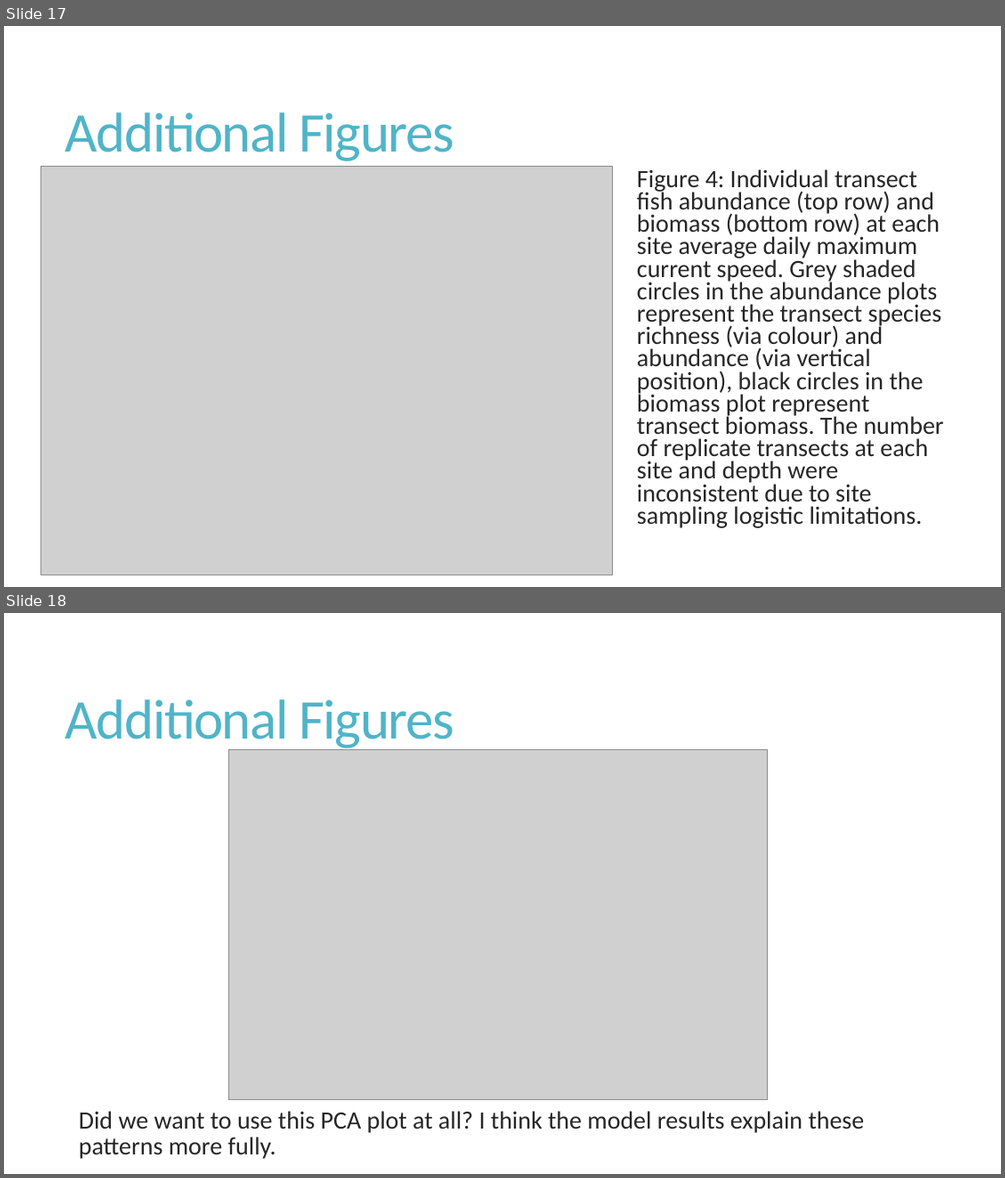
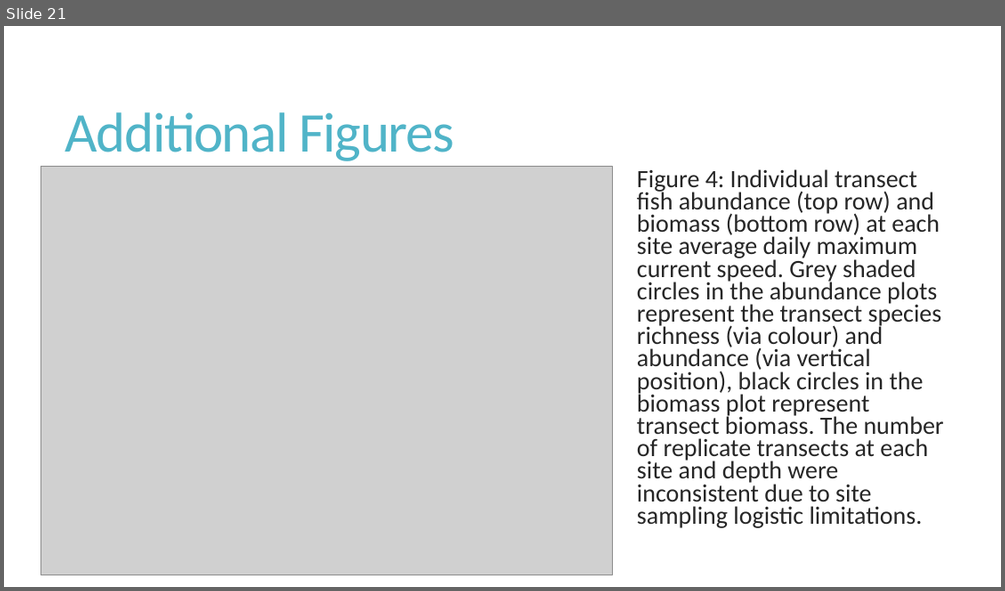
Before and after one commit to fionatfrancis/HiLo-Fish, a slide deck: HiLoAnalysisUpdate.pptx. Shown one above the other, each under a label of ours: slides 17 and 18 before the commit, slide 21 after it. The pictures are 1005x1178 and 1005x591 pixels, drawn with LibreOffice and Linux fonts; fonts in the diff are those of the drawing; grey boxes stand for pictures. Boxes give left, top, right and bottom in pixels: in the first picture for what was removed or moved away, otherwise in the second. Text is boxed around its words. In the diff, an @@ line names an element or a change of style, - is before the commit and + after.

Commit message:
updating figures

```diff
--- a/HiLoAnalysisUpdate.pptx
+++ b/HiLoAnalysisUpdate.pptx
@@ slide 18 removed at <box>4,613,1001,1174</box>, background #FFFFFF @@
@@ title removed at <box>65,699,454,752</box> @@
-Additional Figures
@@ picture removed at <box>229,750,768,1100</box> @@
@@ text removed at <box>79,1111,865,1159</box> @@
-Did we want to use this PCA plot at all? I think the model results explain these patterns more fully.
@@ what was slide 17 is now slide 21 @@
```
Also in this commit, not shown: 8 slides changed, 4 slides added, 3 other files.
